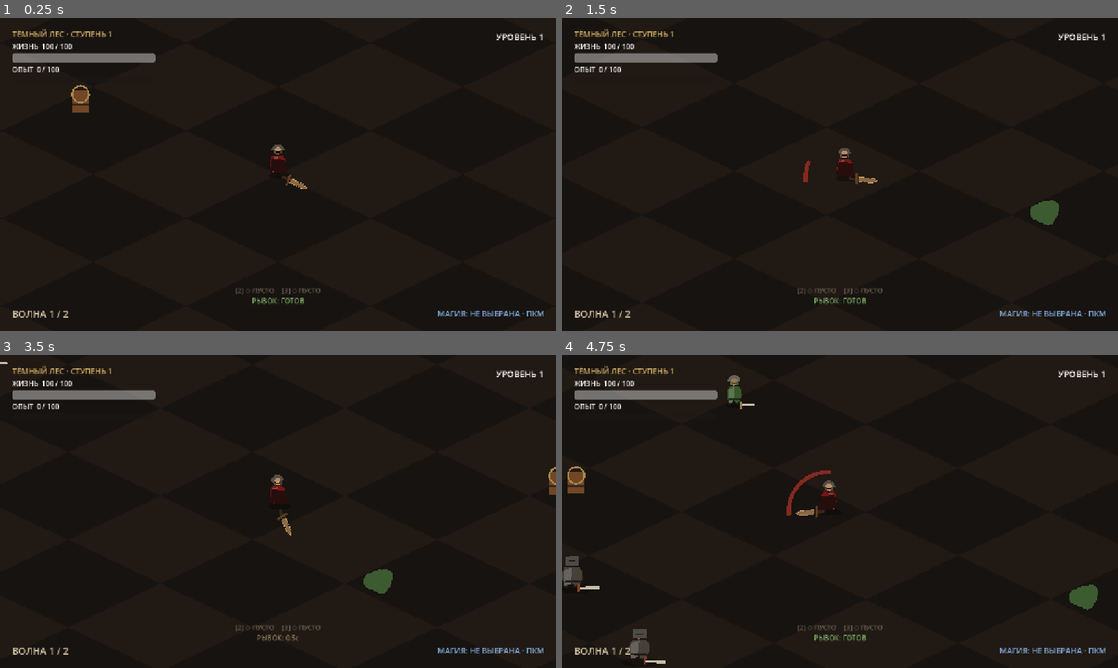
Above: before the commit, frames 1-4 (two rows, left to right).
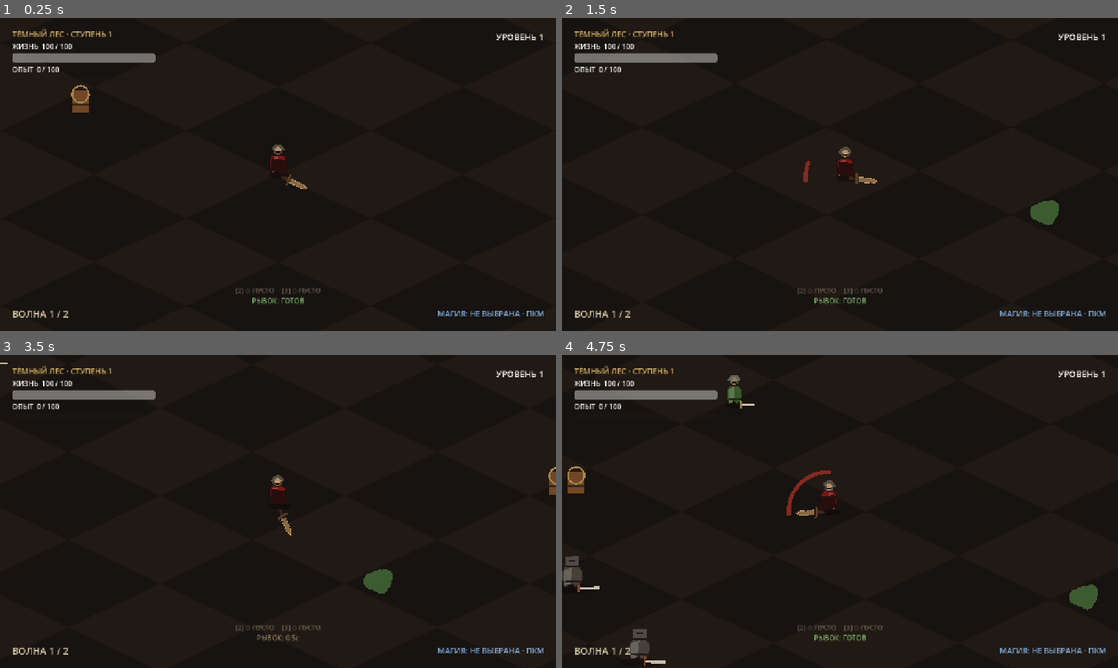
Above: after the commit, the same moments.

Repository: lollydragon666/testgame
Game: Godot game, scene res://scenes/expeditions/expedition.tscn
The game is run twice, just before and just after one commit, with the same random seed, the same clock (stepped at 60 frames per second) and the same inputs. This scene is started directly instead of the project's main scene.
Inputs (mouse positions are in pixels of both pictures, inside the frame that each line leads up to):
- Up to frame 1 (0.25 s): no input
- Up to frame 2 (1.5 s): move the mouse to (962, 158) at 0.52 s; hold D (move_right) 0.53-1.28 s; click (962, 158) at 0.6 s; move the mouse to (728, 190) at 1.27 s; hold S (move_down) from 1.28 s (still down); click (728, 190) at 1.35 s
- Up to frame 3 (3.5 s): move the mouse to (333, 442) at 2.02 s; release S (move_down) at 2.03 s; hold D (move_right) 2.03-2.78 s; right-click (333, 442) at 2.1 s; click (333, 442) at 2.3 s; move the mouse to (250, 574) at 2.77 s; hold W (move_up) from 2.78 s (still down); tap Space (dash) at 2.85 s; click (250, 574) at 3.05 s
- Up to frame 4 (4.75 s): move the mouse to (1006, 558) at 3.52 s; release W (move_up) at 3.53 s; hold A (move_left) from 3.53 s (still down); tap E (interact) at 3.6 s; click (1006, 558) at 3.8 s; move the mouse to (673, 464) at 4.27 s; tap 2 (quick_slot_2) at 4.35 s; click (673, 464) at 4.55 s

The runs differ from the first frame. In frame 1, less than 0.1% of the frame differs, in the area x 48-55%, y 41-55%; in frame 2, less than 0.1%; in frame 3, less than 0.1%; in frame 4, less than 0.1%, in the area x 1-50%, y 6-100%.

Commit message:
feat: add lightweight procedural character animations

Diff:
--- a/scripts/enemies/boss_enemy.gd
+++ b/scripts/enemies/boss_enemy.gd
@@ -33,3 +33,4 @@
 		attack_cooldown = 4.5
 		windup = 1.4
 		attack_applied = false
+		visual_root.play_attack()
--- a/scripts/enemies/brawler_enemy.gd
+++ b/scripts/enemies/brawler_enemy.gd
@@ -36,3 +36,4 @@
 		punch_time = PUNCH_DURATION
 		punch_pending = true
 		punch_side *= -1.0
+		visual_root.play_attack()
--- a/scripts/enemies/enemy_base.gd
+++ b/scripts/enemies/enemy_base.gd
@@ -111,13 +111,15 @@
 		return
 	health -= amount
 	hit_flash = 0.15
-	refresh_visual()
+	visual_root.play_hurt()
+	visual_root.refresh_status()
 	world_position += knockback_direction.normalized() * 18.0
 	if world_state != null:
 		world_position = world_state.resolve_obstacle_motion(world_position - knockback_direction.normalized() * 18.0, world_position, collision_radius)
 		world_state.update_enemy(self)
 	if health <= 0.0:
 		is_alive = false
+		visual_root.play_death()
 		died.emit(self, experience_value)
 		queue_free()
 
--- a/scripts/enemies/enemy_visual.gd
+++ b/scripts/enemies/enemy_visual.gd
@@ -15,7 +15,9 @@
 	if enemy.player != null:
 		set_facing(enemy.player.world_position - enemy.world_position)
 	set_movement_state(enemy.world_position - enemy.previous_world_position)
-	refresh_visual()
+
+func refresh_status() -> void:
+	refresh_effects()
 
 func draw_part(part_id: StringName) -> void:
 	if part_id == PART_EFFECTS:
--- a/scripts/enemies/lancer_enemy.gd
+++ b/scripts/enemies/lancer_enemy.gd
@@ -39,3 +39,4 @@
 		attack_cooldown = 2.05
 		thrust_time = THRUST_DURATION
 		hit_pending = true
+		visual_root.play_attack()
--- a/scripts/enemies/mage_enemy_base.gd
+++ b/scripts/enemies/mage_enemy_base.gd
@@ -39,4 +39,5 @@
 	if distance <= cast_range and cast_cooldown <= 0.0:
 		cast_cooldown = cast_interval
 		cast_flash = 0.3
+		visual_root.play_attack()
 		spell_requested.emit(spell_kind, world_position, direction, spell_damage)
--- a/scripts/enemies/melee_enemy.gd
+++ b/scripts/enemies/melee_enemy.gd
@@ -47,6 +47,7 @@
 		swing_direction = next_swing_direction
 		next_swing_direction *= -1.0
 		hit_pending = true
+		visual_root.play_attack()
 
 func _swing_start_offset() -> float:
 	return SWING_START if swing_direction > 0.0 else SWING_END
--- a/scripts/enemies/shooter_enemy.gd
+++ b/scripts/enemies/shooter_enemy.gd
@@ -26,4 +26,5 @@
 	world_position += direction.orthogonal() * strafe_sign * move_speed * 0.42 * delta
 	if distance < 620.0 and shot_cooldown <= 0.0:
 		shot_cooldown = 2.35
+		visual_root.play_attack()
 		projectile_requested.emit(world_position, direction, 12.0)
--- a/scripts/player/player.gd
+++ b/scripts/player/player.gd
@@ -236,9 +236,11 @@
 	var reduced_amount := maxf(0.0, armor_reduced) * 100.0 / (100.0 + maxf(0.0, total_defense))
 	health = maxf(0.0, health - reduced_amount)
 	invulnerability = 0.45
+	visual_root.play_hurt()
 	health_changed.emit(health, max_health)
 	if health <= 0.0:
 		is_alive = false
+		visual_root.play_death()
 		died.emit()
 
 func heal(amount: float) -> void:
--- a/scripts/player/player_visual.gd
+++ b/scripts/player/player_visual.gd
@@ -6,11 +6,17 @@
 func _ready() -> void:
 	apply_visual_definition(PLAYER_VISUAL)
 	super._ready()
+	var attack_component := get_node_or_null("../Attack") as PlayerAttack
+	if attack_component != null and not attack_component.attack_started.is_connected(play_attack):
+		attack_component.attack_started.connect(play_attack)
 
 func sync_from_player(player: PlayerHero) -> void:
 	set_facing(player.aim_direction)
 	set_movement_state(player.movement.velocity)
-	refresh_visual()
+	if weapon_visual != null:
+		weapon_visual.queue_redraw()
+	if player.attack.swing_time > 0.0 and effects != null:
+		effects.queue_redraw()
 
 func _make_weapon_part(parent: Node) -> CharacterVisualPart:
 	var sword := PlayerSwordVisual.new()
--- a/scripts/visuals/character_visual.gd
+++ b/scripts/visuals/character_visual.gd
@@ -82,12 +82,15 @@
 
 func play_attack() -> void:
 	attack_pulse = 1.0
+	refresh_effects()
 
 func play_hurt() -> void:
 	hurt_pulse = 1.0
+	refresh_effects()
 
 func play_death() -> void:
 	death_progress = 0.01
+	refresh_effects()
 
 func _process(delta: float) -> void:
 	animation_time += delta
@@ -104,18 +107,30 @@
 	var bob := sin(animation_time * (10.0 if moving else 3.2)) * (2.0 if moving else 0.8)
 	var screen_facing := IsoMath.world_to_screen(facing_direction).normalized()
 	mirrored_visual_root.scale.x = -1.0 if screen_facing.x < 0.0 else 1.0
-	mirrored_visual_root.position.y = bob + death_progress * 16.0
-	mirrored_visual_root.rotation = sin(animation_time * 7.0) * 0.025 if moving else 0.0
-	mirrored_visual_root.rotation += attack_pulse * 0.10
+	mirrored_visual_root.position = Vector2(-hurt_pulse * 3.0, bob + death_progress * 16.0)
+	mirrored_visual_root.rotation = sin(animation_time * 7.0) * 0.025 if moving else sin(animation_time * 2.1) * 0.008
+	mirrored_visual_root.rotation += attack_pulse * 0.10 + death_progress * 0.32
 	mirrored_visual_root.scale.y = 1.0 - death_progress * 0.55
-	mirrored_visual_root.modulate = Color(1.0, 0.55, 0.55) if hurt_pulse > 0.0 else Color.WHITE
+	mirrored_visual_root.modulate = Color(1.0, 0.55, 0.55, 1.0 - death_progress * 0.85) if hurt_pulse > 0.0 else Color(1.0, 1.0, 1.0, 1.0 - death_progress * 0.85)
+	var head_lag := sin(animation_time * (8.0 if moving else 2.5) - 0.55) * (1.4 if moving else 0.45)
+	if head != null:
+		head.position.y = head_lag - attack_pulse * 1.5
+	if helmet != null:
+		helmet.position.y = head_lag - attack_pulse * 1.5
+	if weapon_socket != null:
+		weapon_socket.position.y = sin(animation_time * 3.0) * 0.6 - attack_pulse * 1.2
 	if ground_shadow != null:
-		ground_shadow.scale = Vector2(1.08, 0.92) if moving else Vector2.ONE
+		ground_shadow.scale = (Vector2(1.08, 0.92) if moving else Vector2.ONE) * (1.0 - death_progress * 0.18)
+		ground_shadow.modulate.a = 1.0 - death_progress
 
 func refresh_visual() -> void:
 	for part in [ground_shadow, body, head, helmet, additional_visual, weapon_visual, effects]:
 		if part != null:
 			part.queue_redraw()
+
+func refresh_effects() -> void:
+	if effects != null:
+		effects.queue_redraw()
 
 func draw_part(part_id: StringName) -> void:
 	if visual_definition == null:
